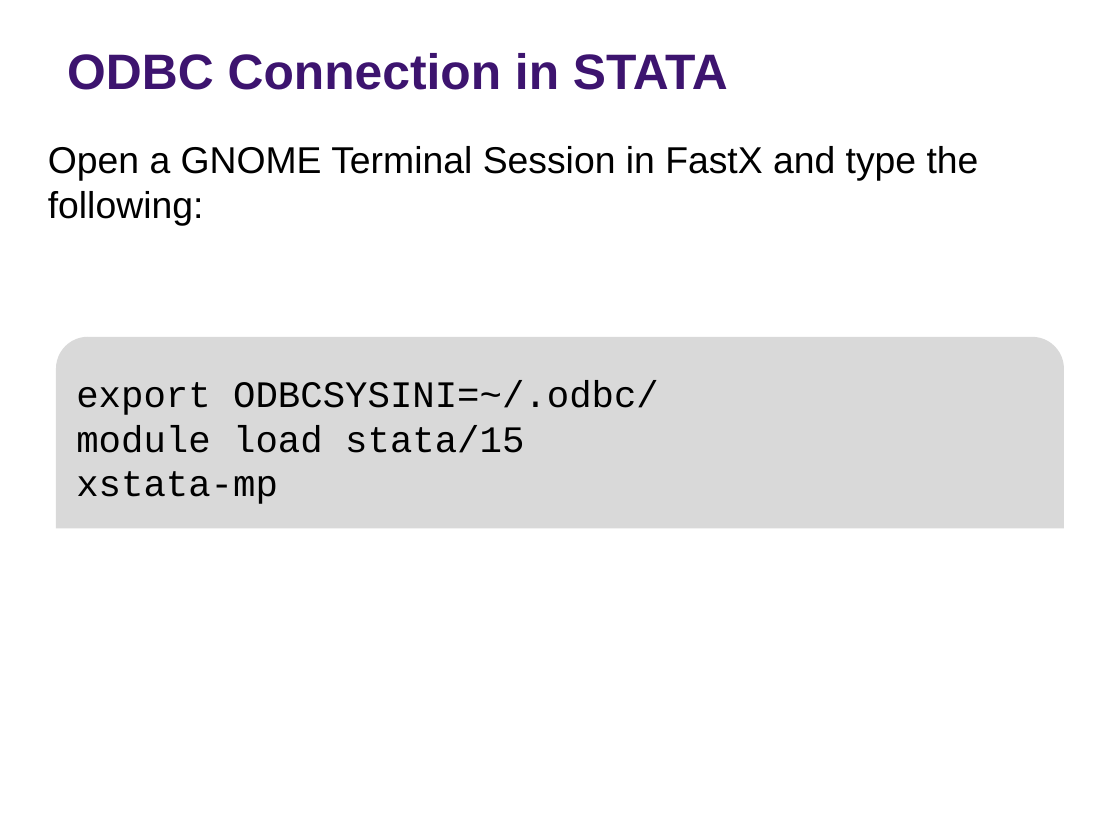
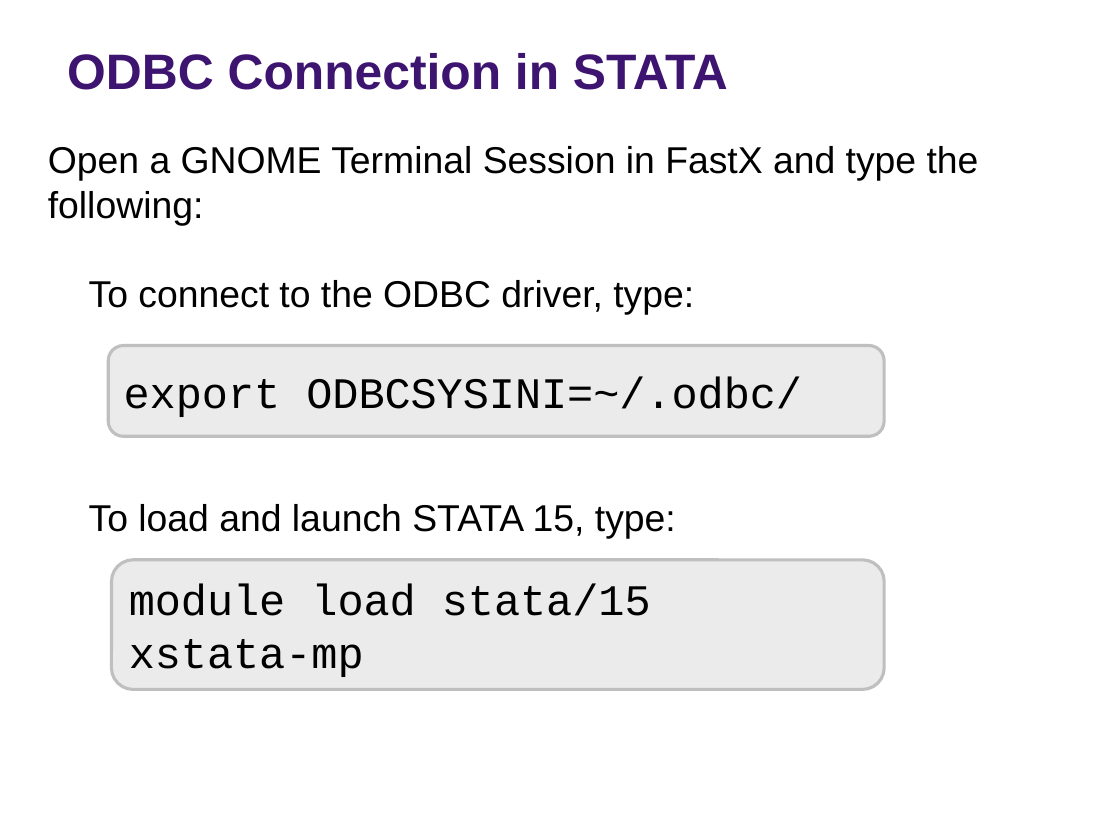
Before and after one commit to rs-kellogg/empirical-workshop-2020, a slide deck: slide 8 of 1-sql-primer/SQL_Primer.pptx. Drawn at 1120x840 pixels with LibreOffice and Linux fonts; fonts in the diff are those of the drawing; background and template pictures are left out. Boxes give left, top, right and bottom in pixels: in the first picture for what was removed or moved away, otherwise in the second. Text is boxed around its words. In the diff, an @@ line names an element or a change of style, - is before the commit and + after.

```diff
--- a/1-sql-primer/SQL_Primer.pptx
+++ b/1-sql-primer/SQL_Primer.pptx
@@ text at (89, 280, 694, 539): paragraphs added @@
+To connect to the ODBC driver, type:
+To load and launch STATA 15, type:
@@ round same rect removed at (56, 337, 1064, 529) @@
-export ODBCSYSINI=~/.odbc/
-module load stata/15
-xstata-mp
@@ rounded rectangle added at (109, 345, 885, 436), fill #BFBFBF at 30% opacity, outline #BFBFBF 2 pt, 28 pt, text #000000 @@
+export ODBCSYSINI=~/.odbc/
@@ rounded rectangle added at (112, 560, 885, 690), fill #BFBFBF at 30% opacity, outline #BFBFBF 2 pt, 28 pt, text #000000 @@
+module load stata/15
+xstata-mp
```
Also in this commit, not shown: 4 other slides changed.
